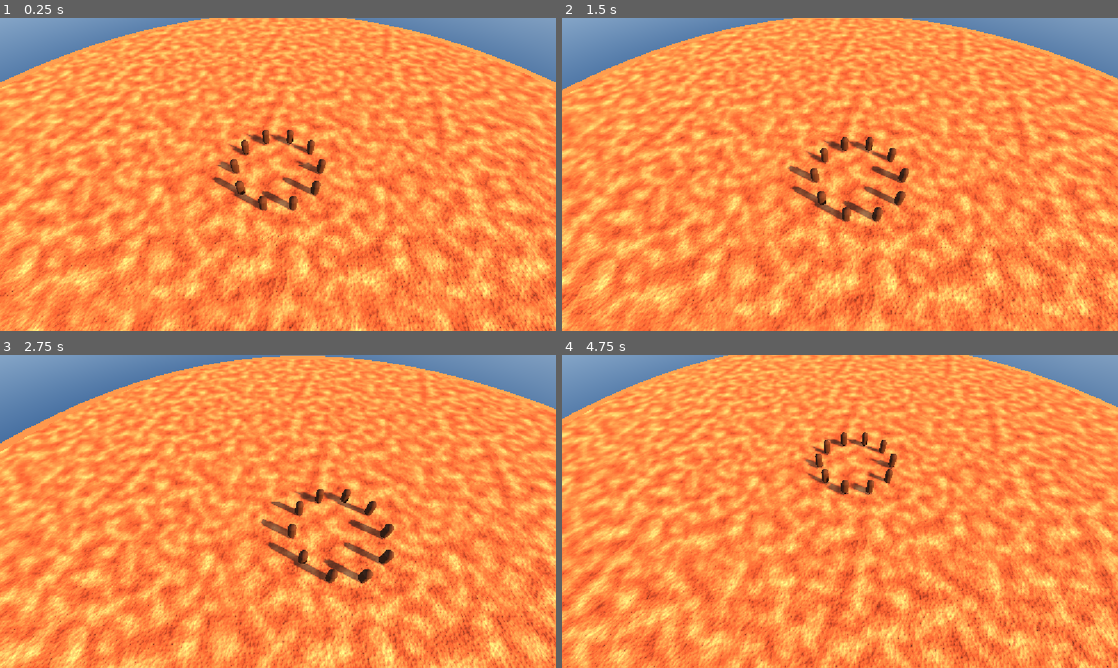
Above: before the commit, frames 1-4 (two rows, left to right).
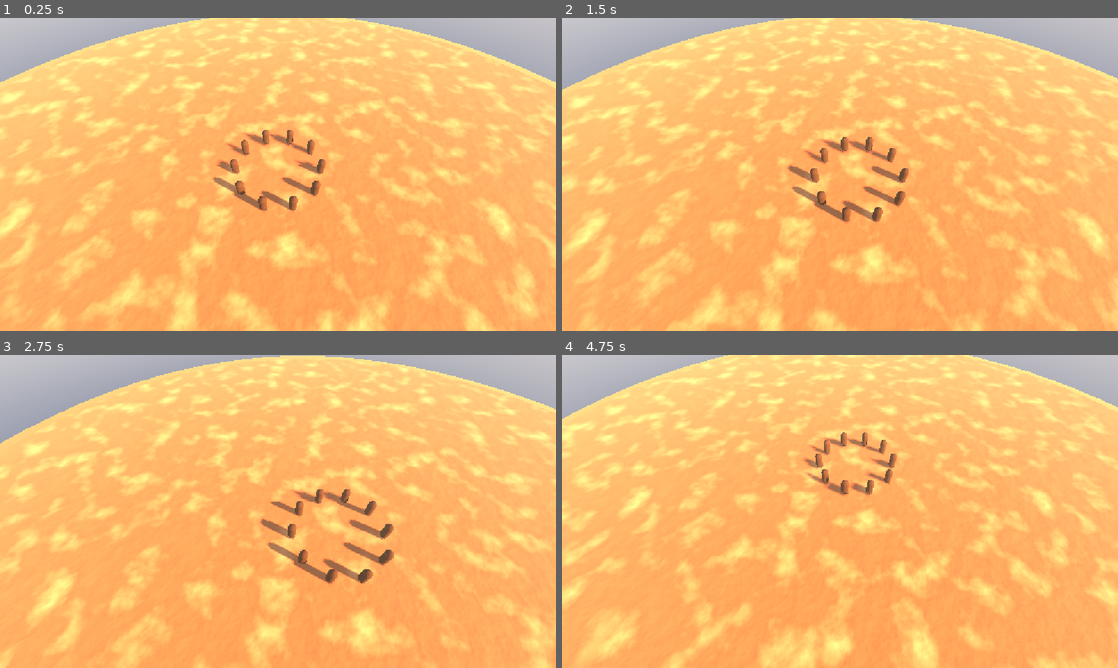
Above: after the commit, the same moments.

Repository: barroapk/faso-kanou
Game: Godot game, scene res://scenes/main.tscn
Two runs of this game, one before a commit and one after it. Both use one fixed random seed, a clock stepped at 60 frames per second and the inputs below. A sky picture missing from this copy of the repository is replaced by a grey-blue gradient.
Inputs (mouse positions are in pixels of both pictures, inside the frame that each line leads up to):
- Up to frame 1 (0.25 s): no input
- Up to frame 2 (1.5 s): tap Enter at 0.5 s; move the mouse to (962, 158) at 0.52 s; click (962, 158) at 0.67 s; tap Space at 1.25 s; drag from (728, 190) to (812, 237) at 1.27 s
- Up to frame 3 (2.75 s): tap Enter at 2 s; move the mouse to (333, 442) at 2.02 s; click (333, 442) at 2.17 s
- Up to frame 4 (4.75 s): tap Space at 2.75, 4.25 s; drag from (812, 574) to (673, 464) at 2.77 s; tap Enter at 3.5 s; move the mouse to (1006, 558) at 3.52 s; click (1006, 558) at 3.67 s; drag from (673, 464) to (756, 433) at 4.27 s

The runs differ from the first frame. In frame 1, 82% of the frame differs, in the area x 0-100%, y 0-100%; in frame 2, 81%; in frame 3, 81%; in frame 4, 81%.

Commit message:
Sol plus doux et brume

Diff:
--- a/scripts/main.gd
+++ b/scripts/main.gd
@@ -18,6 +18,9 @@
     env.ambient_light_source = Environment.AMBIENT_SOURCE_SKY
     env.reflected_light_source = Environment.REFLECTION_SOURCE_SKY
     env.tonemap_mode = Environment.TONE_MAPPER_ACES
+    env.fog_enabled = true
+    env.fog_density = 0.004
+    env.fog_light_color = Color(0.95, 0.8, 0.65)
     var monde := WorldEnvironment.new()
     monde.environment = env
     add_child(monde)
@@ -76,7 +79,7 @@
     bruit.fractal_octaves = 5
 
     var couleurs := Gradient.new()
-    couleurs.set_color(0, Color(0.50, 0.24, 0.12))
+    couleurs.set_color(0, Color(0.66, 0.40, 0.22))
     couleurs.set_color(1, Color(0.85, 0.58, 0.35))
     couleurs.add_point(0.5, Color(0.70, 0.38, 0.20))
 
@@ -88,7 +91,7 @@
     couleur_sol.color_ramp = couleurs
 
     var cailloux := FastNoiseLite.new()
-    cailloux.frequency = 0.08
+    cailloux.frequency = 0.03
     cailloux.noise_type = FastNoiseLite.TYPE_CELLULAR
 
     var relief := NoiseTexture2D.new()
@@ -96,7 +99,7 @@
     relief.height = 1024
     relief.seamless = true
     relief.as_normal_map = true
-    relief.bump_strength = 6.0
+    relief.bump_strength = 1.5
     relief.noise = cailloux
 
     var mat := StandardMaterial3D.new()
@@ -104,5 +107,5 @@
     mat.normal_enabled = true
     mat.normal_texture = relief
     mat.roughness = 1.0
-    mat.uv1_scale = Vector3(8, 8, 1)
+    mat.uv1_scale = Vector3(4, 4, 1)
     return mat
